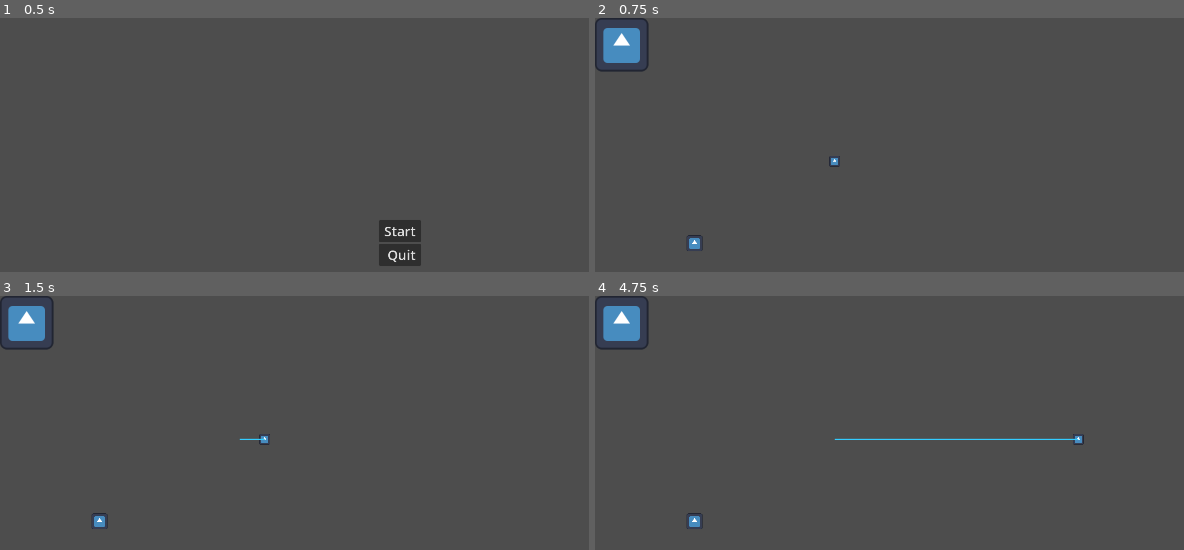
Above: before the commit, frames 1-4 (two rows, left to right).
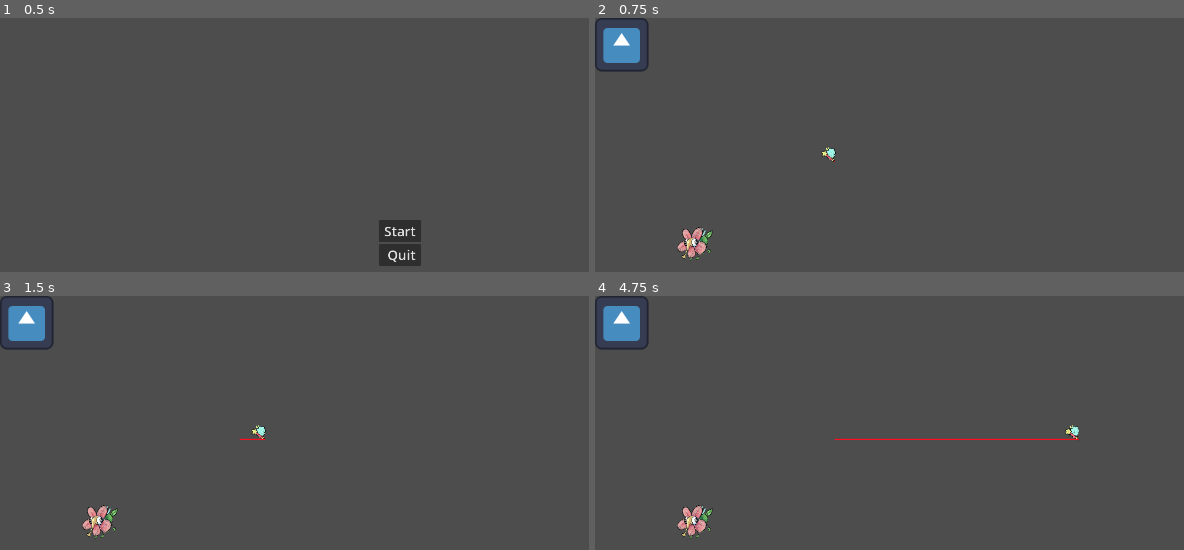
Above: after the commit, the same moments.

Repository: Iroguin/critter_capture
Game: Godot game, scene res://scenes/main_menu.tscn
Two runs of this game, one before a commit and one after it. Both use one fixed random seed, a clock stepped at 60 frames per second and the inputs below. The engine's default icon, where the game draws it, is replaced by a stand-in: a white triangle on a blue panel in a dark square.
Inputs (mouse positions are in pixels of both pictures, inside the frame that each line leads up to):
- Up to frame 1 (0.5 s): no input
- Up to frame 2 (0.75 s): click "Start" at 0.5 s
- Up to frame 3 (1.5 s): tap Enter (ui_accept) at 1.25 s; move the mouse to (577, 499) at 1.27 s; hold Right (ui_right) from 1.28 s (still down)
- Up to frame 4 (4.75 s): tap Enter (ui_accept) at 1.52, 2.27, 3.77, 4.52 s; move the mouse to (836, 542) at 2.02 s; move the mouse to (1072, 423) at 2.77 s; release Right (ui_right) at 2.78 s; hold Left (ui_left) 2.78-3.53 s; move the mouse to (outside the picture) at 3.52 s; hold Right (ui_right) from 3.53 s (still down); move the mouse to (outside the picture) at 4.27 s

Frame 1 is identical in both runs. In frame 2, 0.6% of the frame differs, in the area x 13-42%, y 50-96%; in frame 3, 0.6%; in frame 4, 0.9%, in the area x 13-84%, y 50-96%.

Commit message:
added sprites for critters including main character

Diff:
--- a/scenes/main_character.tscn
+++ b/scenes/main_character.tscn
@@ -1,7 +1,7 @@
 [gd_scene format=3 uid="uid://be3fcm8xy7d0s"]
 
 [ext_resource type="Script" uid="uid://dxj5tbcav2x3o" path="res://scripts/main_character.gd" id="1_ig48j"]
-[ext_resource type="Texture2D" uid="uid://crx7n17b4wqus" path="res://icon.svg" id="1_nrcqd"]
+[ext_resource type="Texture2D" uid="uid://cjwkbbcnc1fd1" path="res://assets/player_test.png" id="3_tqm6u"]
 [ext_resource type="Script" uid="uid://dgdfavu83vu26" path="res://scripts/player_trail.gd" id="5_trail"]
 
 [sub_resource type="CircleShape2D" id="CircleShape2D_ig48j"]
@@ -13,12 +13,9 @@
 [node name="CollisionShape2D" type="CollisionShape2D" parent="." unique_id=1064662964]
 shape = SubResource("CircleShape2D_ig48j")
 
-[node name="Icon" type="Sprite2D" parent="." unique_id=1270341648]
-scale = Vector2(0.2, 0.2)
-texture = ExtResource("1_nrcqd")
-
 [node name="PlayerTrail" type="Line2D" parent="." unique_id=1234567890]
 script = ExtResource("5_trail")
+trail_color = Color(0.9999998, 0.054254577, 0.12416271, 1)
 
 [node name="PlayerTrailLoopParticles" type="CPUParticles2D" parent="." unique_id=1766713396]
 emitting = false
@@ -37,4 +34,9 @@
 angular_velocity_max = 90.0
 damping_min = 10.0
 damping_max = 10.0
-color = Color(0, 1, 1, 1)
+color = Color(1, 0.05490196, 0.1254902, 1)
+
+[node name="PlayerTest" type="Sprite2D" parent="." unique_id=1884508317]
+position = Vector2(-13, -16)
+scale = Vector2(0.1, 0.1)
+texture = ExtResource("3_tqm6u")
--- a/scenes/main_game.tscn
+++ b/scenes/main_game.tscn
@@ -4,6 +4,7 @@
 [ext_resource type="PackedScene" uid="uid://be3fcm8xy7d0s" path="res://scenes/main_character.tscn" id="2_72e8q"]
 [ext_resource type="PackedScene" uid="uid://bk2ordj7aedu3" path="res://scenes/enemy.tscn" id="3_d2op2"]
 [ext_resource type="PackedScene" uid="uid://6dbwplu5fjlk" path="res://scenes/pause_menu.tscn" id="4_0rdsr"]
+[ext_resource type="Texture2D" uid="uid://e02qdn3w63mn" path="res://assets/critter_sprite_test.png" id="5_ipu61"]
 
 [node name="Main_Game" type="Node2D" unique_id=744680119]
 
@@ -19,4 +20,9 @@
 
 [node name="Pause_Menu" parent="." unique_id=1157981104 instance=ExtResource("4_0rdsr")]
 
+[node name="CritterSpriteTest" type="Sprite2D" parent="." unique_id=988660624]
+position = Vector2(239, 539)
+scale = Vector2(0.2, 0.2)
+texture = ExtResource("5_ipu61")
+
 [connection signal="movement_mode_changed" from="Pause_Menu" to="main_character" method="_on_pause_menu_movement_mode_changed"]
Binary file added: assets/critter_sprite_test.png
Not shown, added: assets/critter_sprite_test.png.import
Binary file added: assets/fish_critter.png
Not shown, added: assets/fish_critter.png.import
Binary file added: assets/player_test.png
Not shown, added: assets/player_test.png.import
Binary file added: assets/rat_critter.png
Not shown, added: assets/rat_critter.png.import
Binary file added: assets/toukka_critter.png
Not shown, added: assets/toukka_critter.png.import
